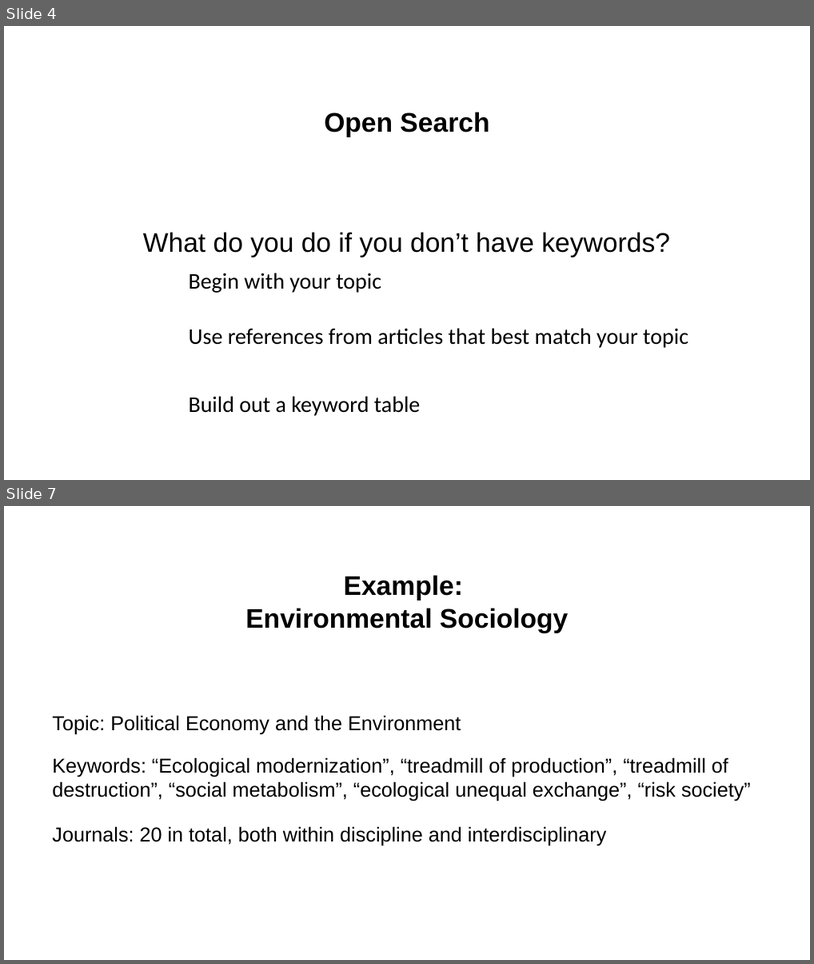
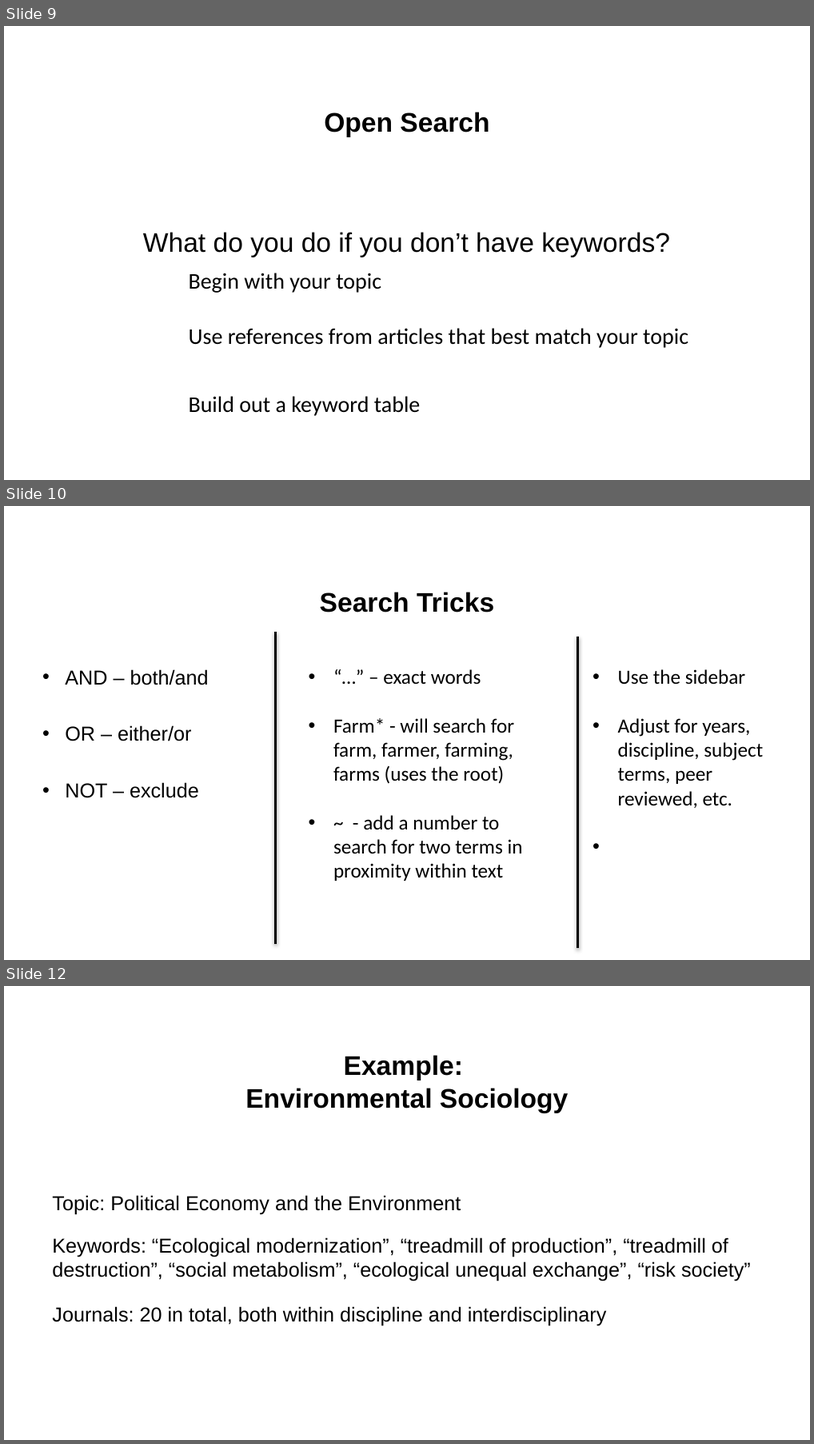
Before and after one commit to NCSU-Libraries/peer-scholars-workshops, a slide deck: Creating Your Literature Review - Research Strategies/ConductingLitReview.pptx. Shown one above the other, each under a label of ours: slides 4 and 7 before the commit, slides 9, 10 and 12 after it; the slides between them are not shown. The pictures are 814x964 and 814x1444 pixels, drawn with LibreOffice and Linux fonts; fonts in the diff are those of the drawing; background and template pictures are left out. Boxes give left, top, right and bottom in pixels: in the first picture for what was removed or moved away, otherwise in the second. Text is boxed around its words. In the diff, an @@ line names an element or a change of style, - is before the commit and + after.

```diff
--- a/Creating Your Literature Review - Research Strategies/ConductingLitReview.pptx
+++ b/Creating Your Literature Review - Research Strategies/ConductingLitReview.pptx
@@ slide 10 added at (4,506,810,960), background #FFFFFF @@
@@ title added at (320,592,494,612), 24 pt, text #000000, bold @@
+Search Tricks
@@ line added from (276, 632) to (276, 943), #000000 2 pt @@
@@ line added from (578, 636) to (578, 948), #000000 2 pt @@
@@ text added at (65,669,209,798), 18 pt, text #000000 @@
+• AND – both/and
+• OR – either/or
+• NOT – exclude
@@ text added at (334,669,523,880), 18 pt, text #000000 @@
+• “…” – exact words
+• Farm* - will search for farm, farmer, farming, farms (uses the root)
+• ~ - add a number to search for two terms in proximity within text
@@ text added at (618,669,763,808), 18 pt, text #000000 @@
+• Use the sidebar
+• Adjust for years, discipline, subject terms, peer reviewed, etc.
@@ what was slide 4 is now slide 9 @@
@@ what was slide 7 is now slide 12 @@
```
Also in this commit, not shown: 5 slides changed, 6 other slides added, 2 slides removed, 2 other files.
